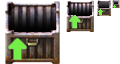
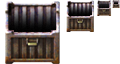
Revision of a layered 120 × 64 image; what changed, layer by layer:
painted on "up-arrow.png copy" over [8,4,116,61]